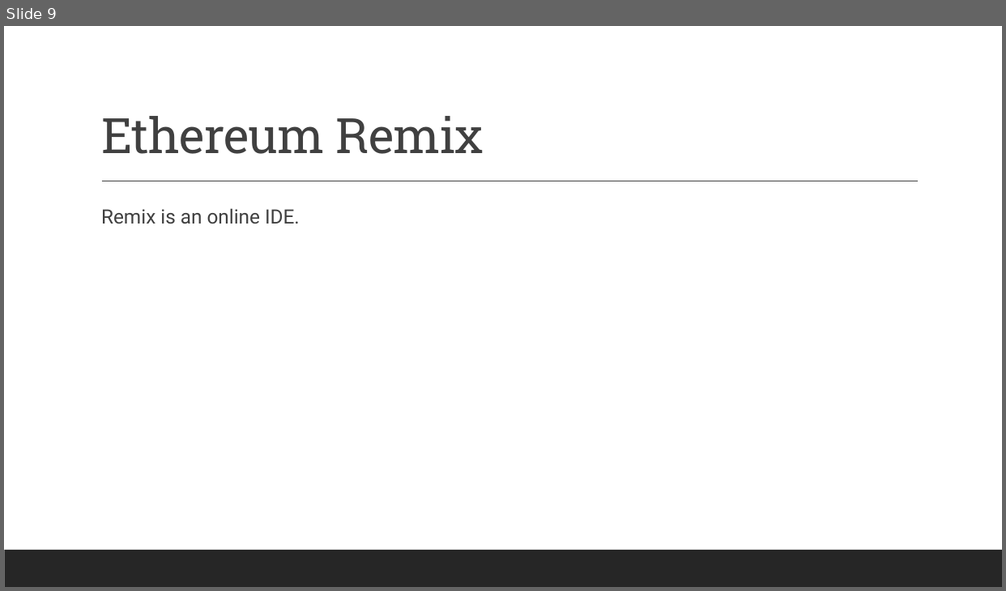
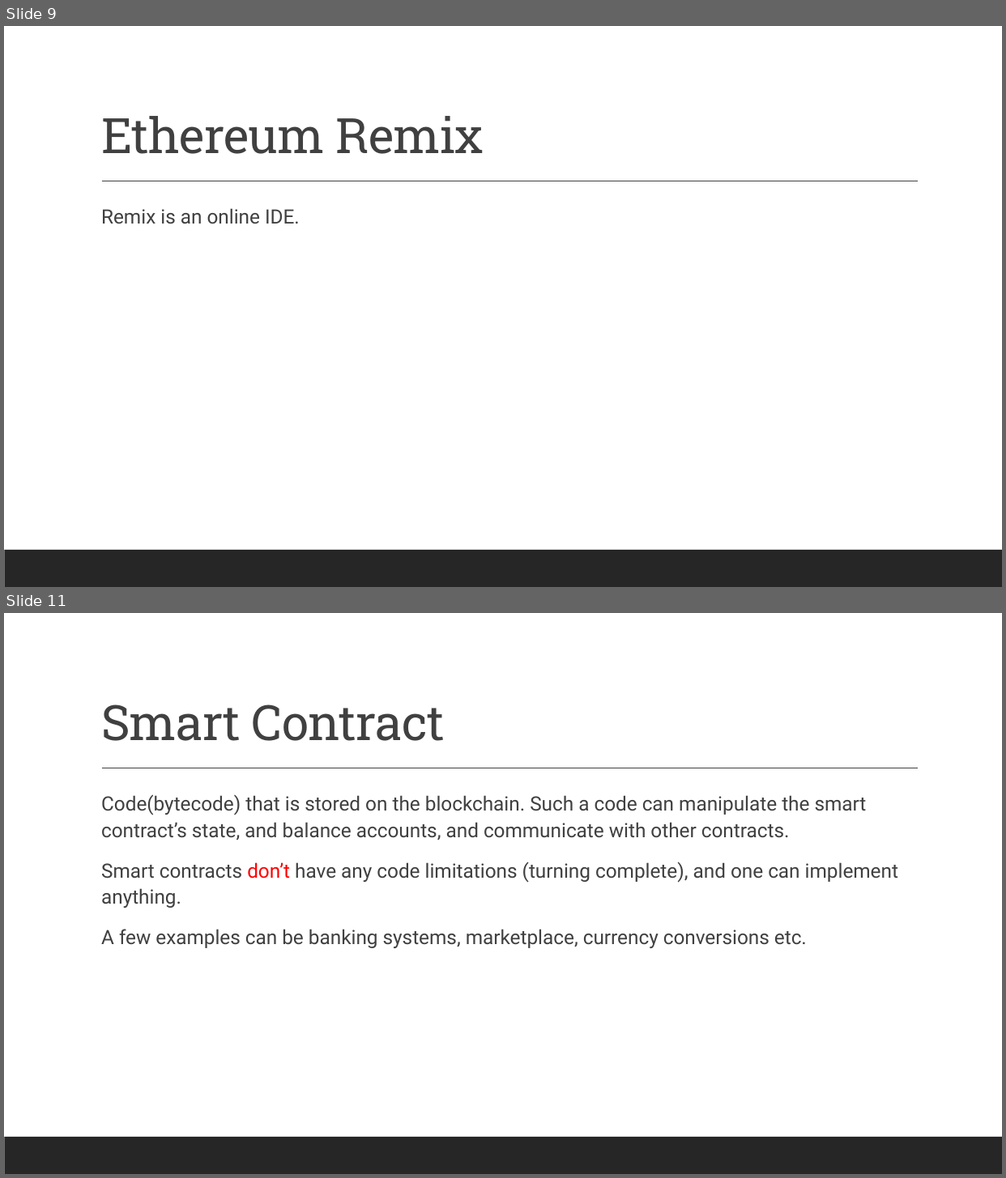
Before and after one commit to PratibhaRepos1/Blockchain, a slide deck: Blockchain-notes.pptx. Shown one above the other, each under a label of ours: slide 9 before the commit, slides 9 and 11 after it; the slides between them are not shown. The pictures are 1006x591 and 1006x1178 pixels, drawn with LibreOffice and Linux fonts; fonts in the diff are those of the drawing. Boxes give left, top, right and bottom in pixels: in the first picture for what was removed or moved away, otherwise in the second. Text is boxed around its words. In the diff, an @@ line names an element or a change of style, - is before the commit and + after.

```diff
--- a/Blockchain-notes.pptx
+++ b/Blockchain-notes.pptx
@@ slide 11 added at bbox=[4, 613, 1002, 1174], background #FFFFFF; not listed: 2 template elements that a slide beside it also shows @@
@@ title added at bbox=[101, 705, 445, 741], 47 pt, text #404040 @@
+Smart Contract
@@ text added at bbox=[101, 794, 898, 948], 19 pt, text #404040 @@
+  Code(bytecode) that is stored on the blockchain. Such a code can manipulate the smart contract’s state, and balance accounts, and communicate with other contracts.
+  Smart contracts don’t have any code limitations (turning complete), and one can implement anything.
+  A few examples can be banking systems, marketplace, currency conversions etc.
```
Also in this commit, not shown: 1 slide changed, 1 other slide added, 2 other files.
